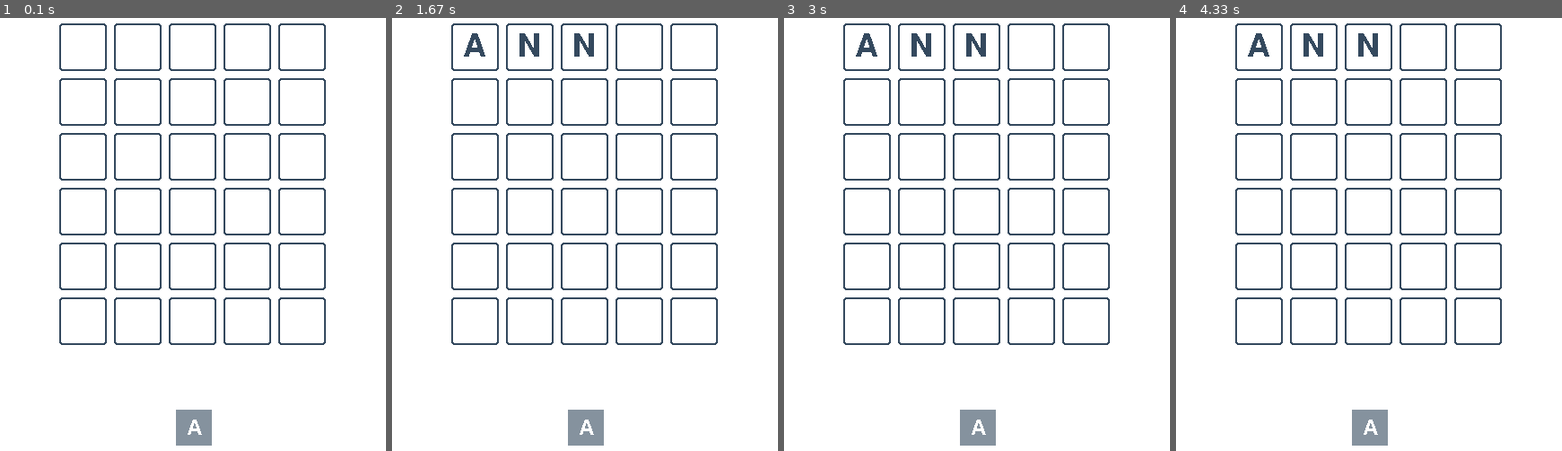
Above: before the commit, frames 1-4 (left to right).
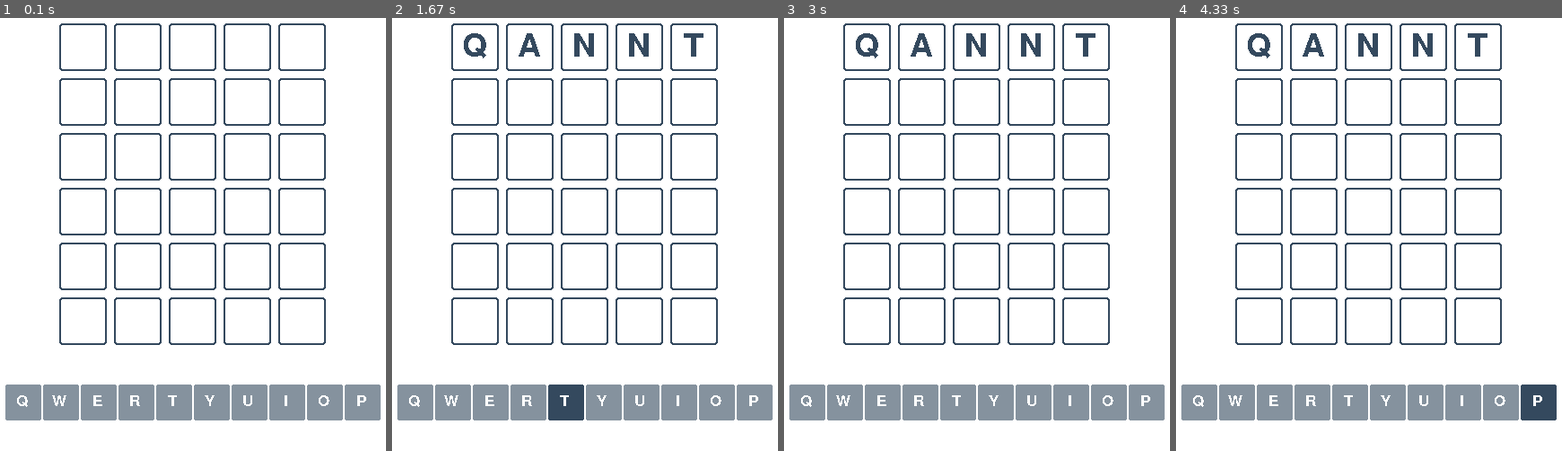
Above: after the commit, the same moments.

Repository: Julka235/Wordle-Project
Game: pygame game, started from main.py
Two runs of this game, one before a commit and one after it. Both use one fixed random seed, a clock stepped at 60 frames per second and the inputs below.
Inputs (mouse positions are in pixels of both pictures, inside the frame that each line leads up to):
- Up to frame 1 (0.1 s): no input
- Up to frame 2 (1.67 s): click (415, 403) at 0.38 s, where only the run after the commit has a clickable "Q"; type "ann" at 0.67 s; tap Enter at 1 s; click (446, 199) at 1.27 s; click (565, 399) at 1.6 s, where only the run after the commit has a clickable "T"
- Up to frame 3 (3 s): click (988, 82) at 1.93 s; click (1108, 403) at 2.27 s, where only the run after the commit has a clickable "O"; click (961, 186) at 2.6 s
- Up to frame 4 (4.33 s): click (1384, 399) at 3.43 s, where only the run after the commit has a clickable "Y"; click (1507, 277) at 3.77 s; click (1527, 416) at 4.1 s

The runs differ from the first frame. In frame 1, 7.7% of the frame differs, in the area x 1-99%, y 84-99%; in frame 2, 8.4%, in the area x 1-99%, y 3-99%; in frame 3, 8.3%; in frame 4, 8.3%.

Commit message:
added first row of onscreen keyboard

Diff:
--- a/main.py
+++ b/main.py
@@ -23,7 +23,7 @@
 TRIES = 6
 WORD_LEN = 5
 
-FIRST_ROW = 'QWERTYUIOP'
+FIRST_LETTERS = 'QWERTYUIOP'
 
 # Initialize pygame and create <screen>
 pygame.init()
@@ -48,7 +48,7 @@
         x, y = pos
         width, height = measurements
         center_value = (x + width // 2, y + height // 2)
-        self.sign = SOLUTION_FONT.render(sign, False, WHITE)
+        self.sign = KEY_FONT.render(sign, False, WHITE)
         self.surface = self.sign.get_rect(center=center_value)
         self.area = pygame.Rect(x, y, 40, 40)
         self.width = width
@@ -59,9 +59,9 @@
         x, y = pygame.mouse.get_pos()
         if self.area.x <= x <= self.area.x + self.width \
            and self.area.y <= y <= self.area.y + self.height:
-            pygame.draw.rect(screen, DARK, self.area)
+            pygame.draw.rect(screen, DARK, self.area, border_radius=2)
         else:
-            pygame.draw.rect(screen, GRAY, self.area)
+            pygame.draw.rect(screen, GRAY, self.area, border_radius=2)
         screen.blit(self.sign, self.surface)
 
 
@@ -104,9 +104,16 @@
                 x += BOX_SIZE + BOX_MARGIN
             y += BOX_SIZE + BOX_MARGIN
 
-        # keyboard
-        button = Button((230, 480), (40, 40), 'A')
-        button.display()
+        # keyboard's first row
+        FIRST_ROW = []
+        y += KEY_SIZE
+        x = WINDOW_KEY_MARGIN
+        for letter in FIRST_LETTERS:
+            button = Button((x, y), (KEY_SIZE, KEY_SIZE), letter)
+            FIRST_ROW.append(button)
+            x += KEY_SIZE + KEY_MARGIN
+        for button in FIRST_ROW:
+            button.display()
 
         # display answer if failed to guess
         if len(guessed_words) == TRIES and guessed_words[TRIES-1] != guessword:
@@ -119,8 +126,10 @@
             if event.type == pygame.QUIT:
                 showing = False
             elif event.type == pygame.MOUSEBUTTONDOWN:
-                if button.area.collidepoint(event.pos):
-                    input += 'A'
+                for button in FIRST_ROW:
+                    if button.area.collidepoint(event.pos):
+                        if len(input) < WORD_LEN:
+                            input += button.letter
 
             elif event.type == pygame.KEYDOWN:
                 # press enter to enter guess
